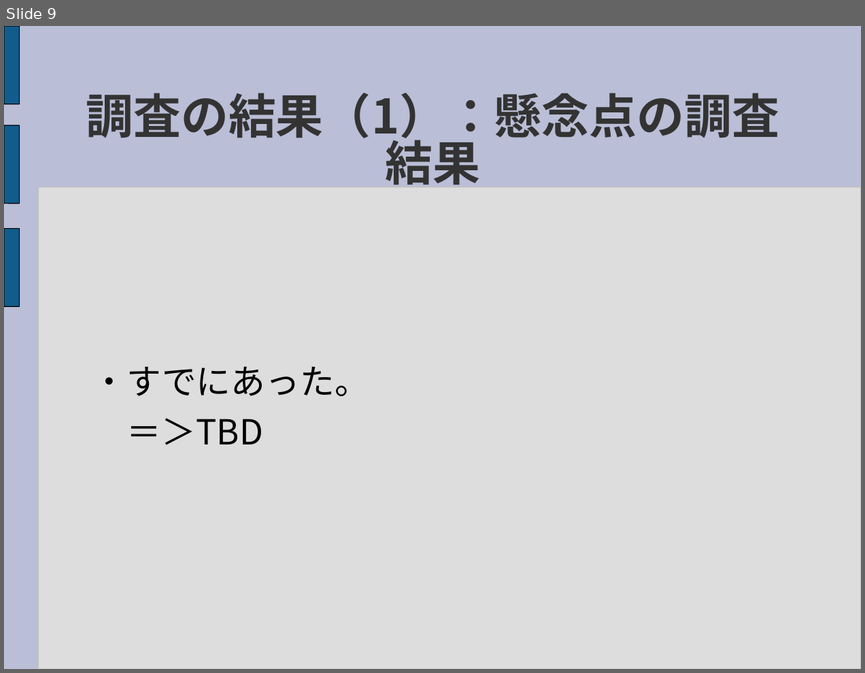
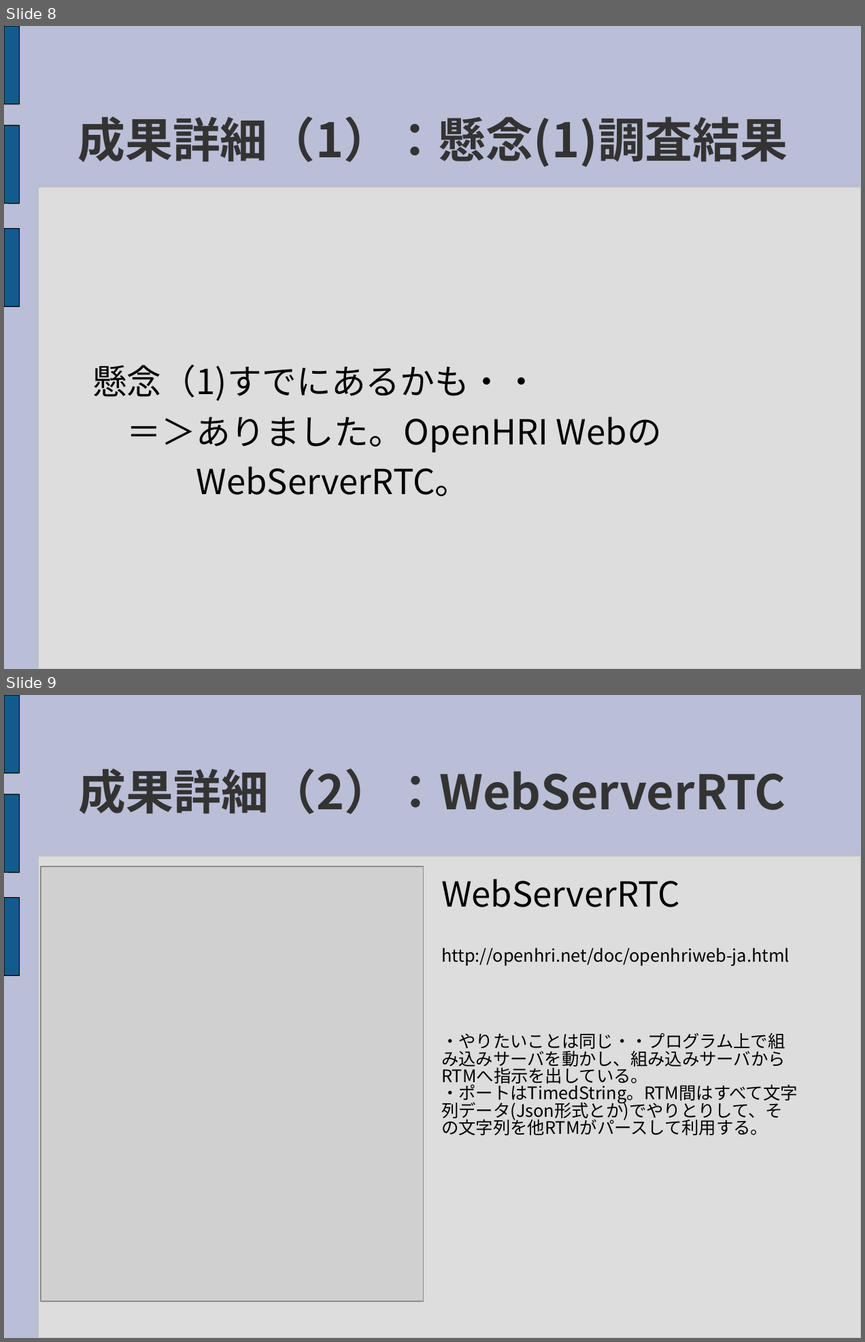
Before and after one commit to sec-d04/RTMWeb, a slide deck: Document/Presentation/RTMWeb_ResearchPresentation.ppt. Shown one above the other, each under a label of ours: slide 9 before the commit, slides 8 and 9 after it. The pictures are 865x673 and 865x1342 pixels, drawn with LibreOffice and Linux fonts; fonts in the diff are those of the drawing; grey boxes stand for pictures. Boxes give left, top, right and bottom in pixels: in the first picture for what was removed or moved away, otherwise in the second. Text is boxed around its words. In the diff, an @@ line names an element or a change of style, - is before the commit and + after.

Commit message:
成果発表資料全体大修正　一応完成版のつもり
・発表の流れをシンプルにし、それにあわせ全体を再構成した。
・「おさらい」のRTMの説明を削除した。
・今後を修正した。
・OpenHRIにあったRTM+WEBの説明を追加した。
・意見のまとまってない点を記載した。
・新提案を追加した。

```diff
--- a/Document/Presentation/RTMWeb_ResearchPresentation.ppt
+++ b/Document/Presentation/RTMWeb_ResearchPresentation.ppt
@@ slide 9 added at box(4, 695, 861, 1338), background #BABED6; not listed: 4 template elements that a slide beside it also shows @@
@@ title added at box(79, 768, 786, 814), 44 pt, text #333333, bold @@
+成果詳細（2）：WebServerRTC
@@ picture added at box(41, 866, 424, 1301) @@
@@ text added at box(441, 879, 798, 1135), 16 pt, text #000000 @@
+WebServerRTC
+http://openhri.net/doc/openhriweb-ja.html
+・やりたいことは同じ・・プログラム上で組み込みサーバを動かし、組み込みサーバからRTMへ指示を出している。
+・ポートはTimedString。RTM間はすべて文字列データ(Json形式とか)でやりとりして、その文字列を他RTMがパースして利用する。
@@ what was slide 9 is now slide 8 @@
@@ slide 8 changed as well @@
@@ title at box(77, 116, 787, 167): text changed @@
-調査の結果（1）：懸念点の調査結果
+成果詳細（1）：懸念(1)調査結果
@@ text at box(92, 364, 662, 496): text changed @@
-・すでにあった。
-＝＞TBD
+懸念（1)すでにあるかも・・
+＝＞ありました。OpenHRI Webの
+WebServerRTC。
```
Also in this commit, not shown: 10 other slides changed, 5 other slides added, 4 slides removed.
